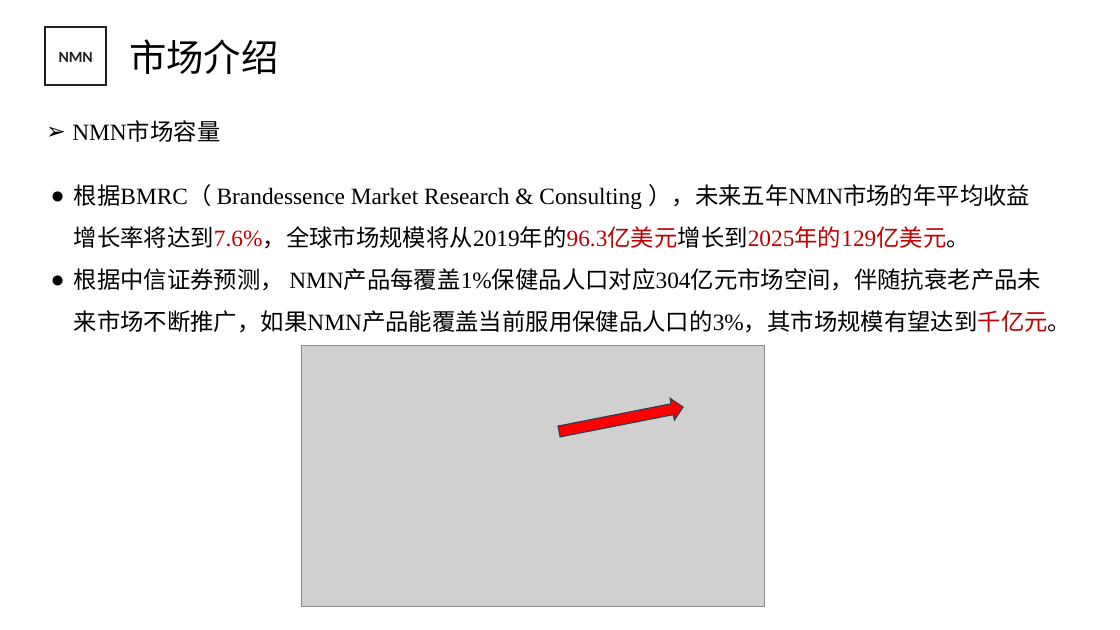
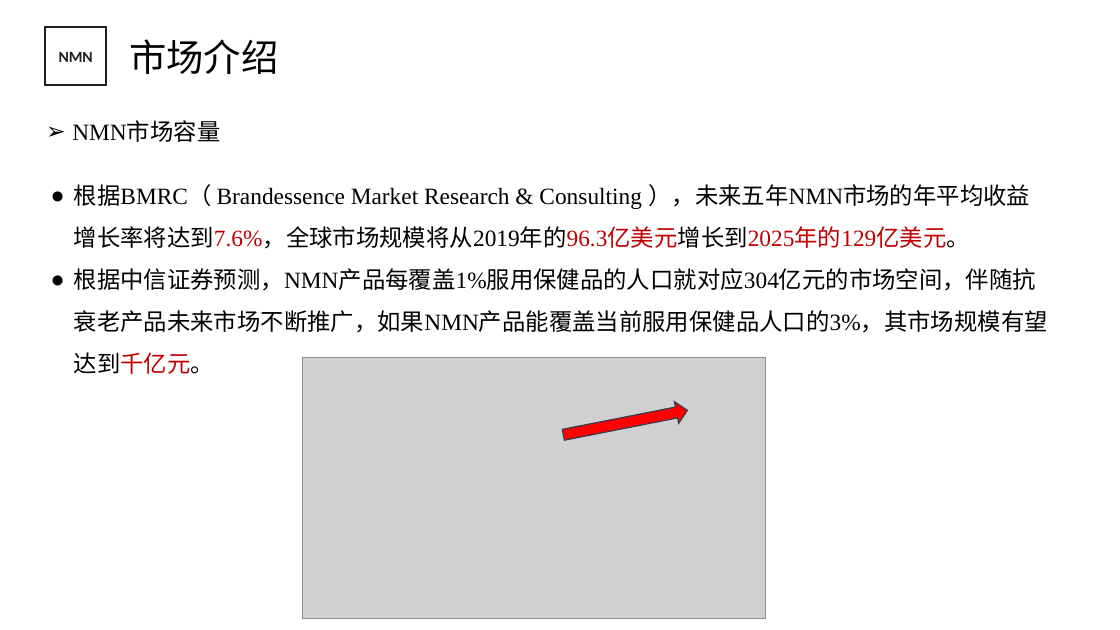
Before and after one commit to JuXue54/blockchain, a slide deck: slide 9 of temp/NMN商业计划书2.pptx. Drawn at 1120x630 pixels with LibreOffice and Linux fonts; fonts in the diff are those of the drawing; grey boxes stand for pictures; background and template pictures are left out. Boxes give left, top, right and bottom in pixels: in the first picture for what was removed or moved away, otherwise in the second. Text is boxed around its words. In the diff, an @@ line names an element or a change of style, - is before the commit and + after.

```diff
--- a/temp/NMN商业计划书2.pptx
+++ b/temp/NMN商业计划书2.pptx
@@ text at box(74, 268, 1048, 374): text changed @@
-● 根据中信证券预测， NMN产品每覆盖1%保健品人口对应304亿元市场空间，伴随抗衰老产品未来市场不断推广，如果NMN产品能覆盖当前服用保健品人口的3%，其市场规模有望达到千亿元。
+● 根据中信证券预测，NMN产品每覆盖1%服用保健品的人口就对应304亿元的市场空间，伴随抗衰老产品未来市场不断推广，如果NMN产品能覆盖当前服用保健品人口的3%，其市场规模有望达到千亿元。
@@ picture: place and size @@
-picture at box(302, 346, 765, 607)
+picture at box(302, 358, 765, 618)
@@ right arrow: place and size @@
-right arrow at box(557, 396, 686, 442)
+right arrow at box(561, 400, 690, 446)
```
Also in this commit, not shown: 6 other slides changed, 1 other file.
